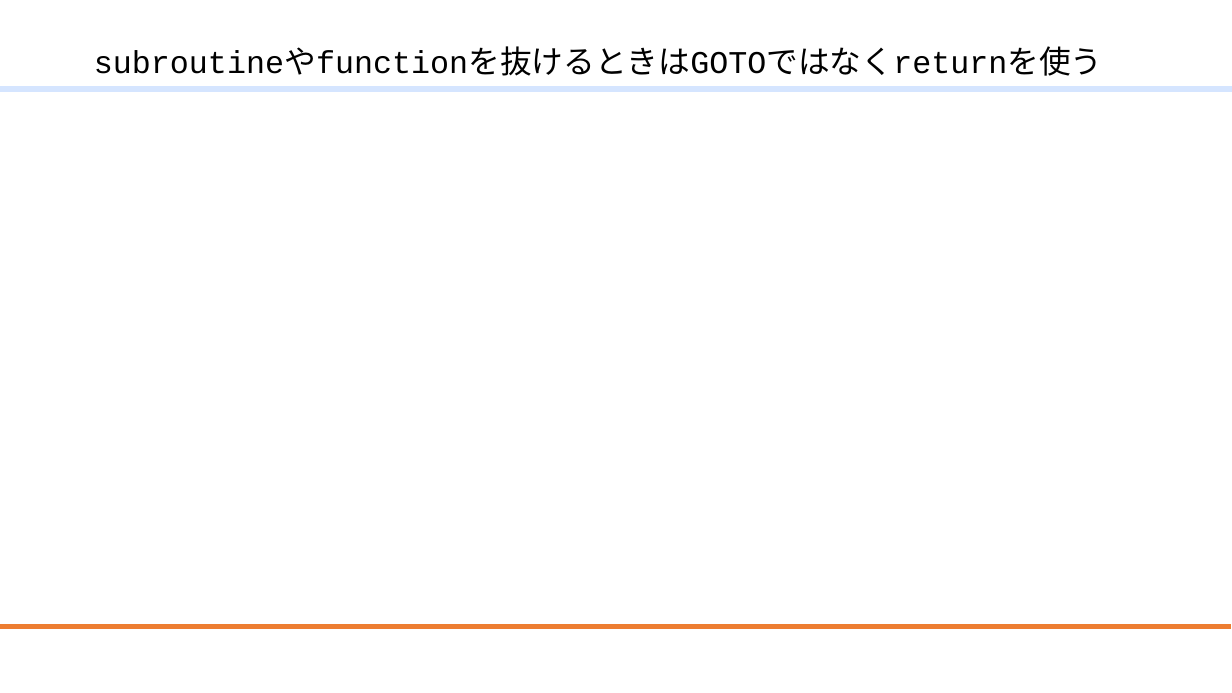
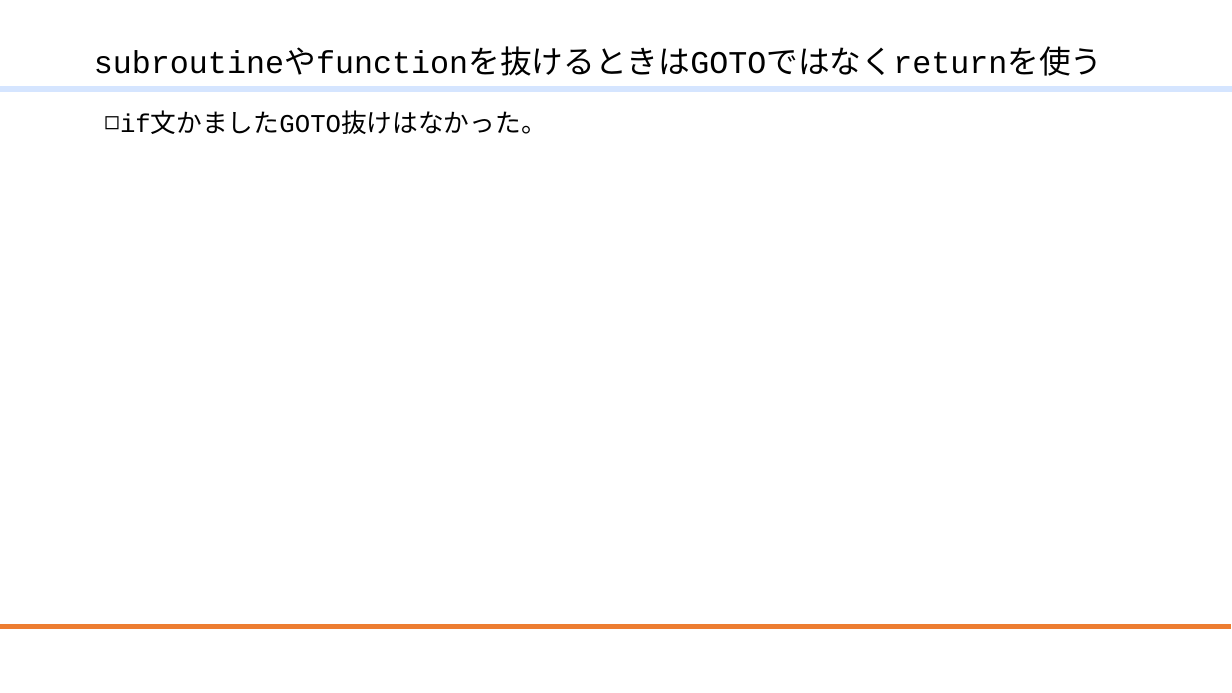
Before and after one commit to mmer547/ModernFortranLocalUserGroup, a slide deck: slide 36 of ModernFortran.f10/20210724_リファクタリング.pptx. Drawn at 1232x693 pixels with LibreOffice and Linux fonts; fonts in the diff are those of the drawing; background and template pictures are left out. Boxes give left, top, right and bottom in pixels: in the first picture for what was removed or moved away, otherwise in the second. Text is boxed around its words. In the diff, an @@ line names an element or a change of style, - is before the commit and + after.

```diff
--- a/ModernFortran.f10/20210724_リファクタリング.pptx
+++ b/ModernFortran.f10/20210724_リファクタリング.pptx
@@ text added at box(120, 113, 547, 134), 20 pt, text #000000 @@
+◻ if文かましたGOTO抜けはなかった。
```
Also in this commit, not shown: 2 other slides changed, 1 slide added, 1 slide removed, 1 other file.
